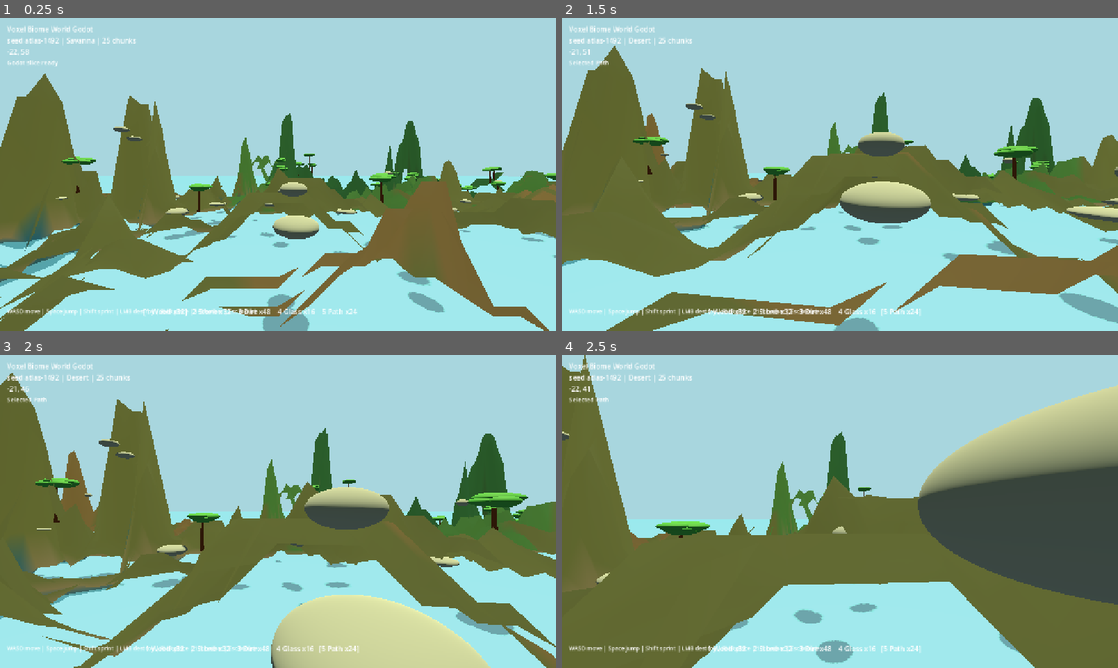
Above: before the commit, frames 1-4 (two rows, left to right).
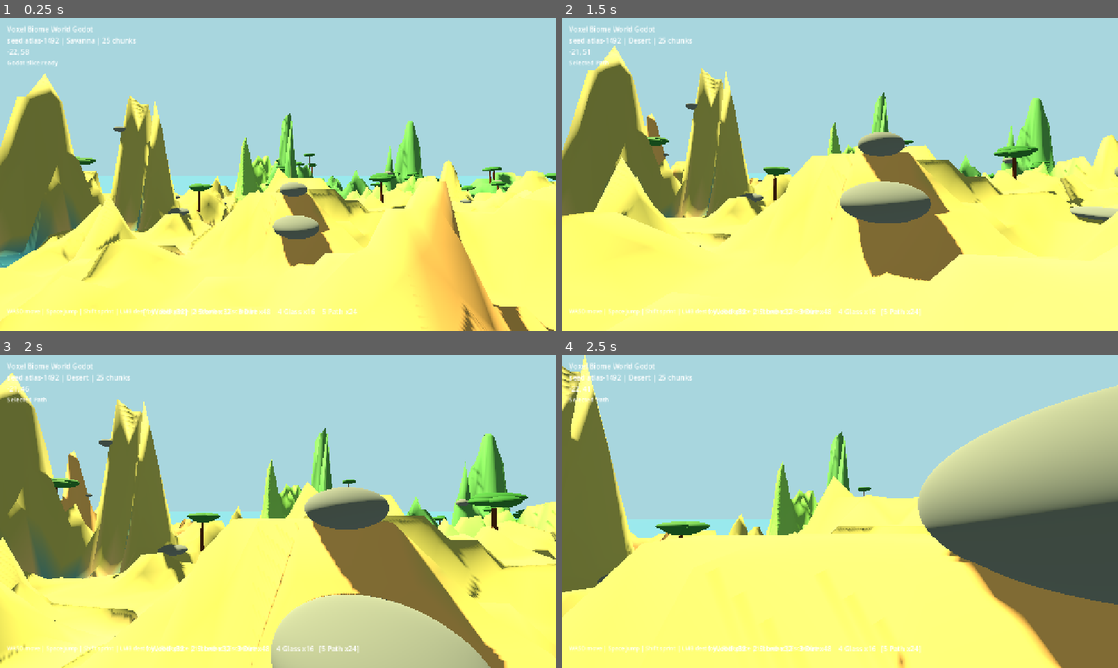
Above: after the commit, the same moments.

Repository: lakam99/voxel-godot
Game: Godot game, scene res://scenes/Main.tscn
Two runs of this game, one before a commit and one after it. Both use one fixed random seed, a clock stepped at 60 frames per second and the inputs below.
Inputs (mouse positions are in pixels of both pictures, inside the frame that each line leads up to):
- Up to frame 1 (0.25 s): no input
- Up to frame 2 (1.5 s): tap Enter at 0.5 s; move the mouse to (867, 174) at 0.52 s; hold W from 0.53 s (still down); tap 1 at 0.6 s; click (867, 174) at 0.67 s; tap Space at 0.77 s; move the mouse to (812, 174) at 1.27 s; tap 5 at 1.35 s
- Up to frame 3 (2 s): keep holding W; tap Space at 1.52 s
- Up to frame 4 (2.5 s): keep holding W; move the mouse to (851, 505) at 2.02 s; hold Shift from 2.03 s (still down)

The runs differ from the first frame. In frame 1, 46% of the frame differs, in the area x 0-100%, y 17-100%; in frame 2, 52%, in the area x 0-100%, y 8-100%; in frame 3, 42%; in frame 4, 49%.

Commit message:
Fix terrain underside and sky light alignment

Diff:
--- a/scripts/Main.gd
+++ b/scripts/Main.gd
@@ -10,6 +10,7 @@
 const WATER_LEVEL := 11.1
 const DAY_LENGTH := 260.0
 const INTERACT_RANGE := 10.5
+const SKY_RADIUS := 640.0
 
 const BIOME_COLORS := {
     "ocean": Color(0.24, 0.58, 0.68),
@@ -48,7 +49,10 @@
 var water: MeshInstance3D
 var sun: DirectionalLight3D
 var moon: DirectionalLight3D
+var sun_visual: MeshInstance3D
+var moon_visual: MeshInstance3D
 var player: CharacterBody3D
+var world_environment: WorldEnvironment
 
 var terrain_material: StandardMaterial3D
 var materials := {}
@@ -115,6 +119,7 @@
     terrain_material = StandardMaterial3D.new()
     terrain_material.vertex_color_use_as_albedo = true
     terrain_material.roughness = 0.86
+    terrain_material.cull_mode = BaseMaterial3D.CULL_DISABLED
 
     materials["woodBlock"] = make_material(Color(0.60, 0.36, 0.17), 0.82)
     materials["stoneBlock"] = make_material(Color(0.52, 0.57, 0.54), 0.90)
@@ -125,6 +130,8 @@
     materials["leaf"] = make_material(Color(0.17, 0.45, 0.19), 0.78)
     materials["rock"] = make_material(Color(0.40, 0.45, 0.43), 0.92)
     materials["water"] = make_material(Color(0.30, 0.70, 0.78, 0.46), 0.20, true)
+    materials["sunDisc"] = make_unshaded_material(Color(1.0, 0.82, 0.38))
+    materials["moonDisc"] = make_unshaded_material(Color(0.72, 0.78, 0.94))
 
 func make_material(color: Color, roughness: float = 0.82, transparent: bool = false) -> StandardMaterial3D:
     var material := StandardMaterial3D.new()
@@ -134,16 +141,23 @@
         material.transparency = BaseMaterial3D.TRANSPARENCY_ALPHA
     return material
 
+func make_unshaded_material(color: Color) -> StandardMaterial3D:
+    var material := StandardMaterial3D.new()
+    material.albedo_color = color
+    material.roughness = 1.0
+    material.shading_mode = BaseMaterial3D.SHADING_MODE_UNSHADED
+    return material
+
 func setup_environment() -> void:
-    var world_env := WorldEnvironment.new()
+    world_environment = WorldEnvironment.new()
     var env := Environment.new()
     env.background_mode = Environment.BG_COLOR
     env.background_color = Color(0.66, 0.84, 0.87)
     env.ambient_light_source = Environment.AMBIENT_SOURCE_COLOR
     env.ambient_light_color = Color(0.78, 0.82, 0.76)
     env.ambient_light_energy = 0.52
-    world_env.environment = env
-    add_child(world_env)
+    world_environment.environment = env
+    add_child(world_environment)
 
     sun = DirectionalLight3D.new()
     sun.name = "Sun"
@@ -158,6 +172,11 @@
     moon.light_energy = 0.10
     moon.shadow_enabled = false
     add_child(moon)
+
+    sun_visual = make_sky_body("SunDisc", materials["sunDisc"], 20.0)
+    moon_visual = make_sky_body("MoonDisc", materials["moonDisc"], 15.0)
+    add_child(sun_visual)
+    add_child(moon_visual)
 
     var plane := PlaneMesh.new()
     plane.size = Vector2(3000.0, 3000.0)
@@ -168,6 +187,19 @@
     water.position.y = WATER_LEVEL
     add_child(water)
     update_sky(0.0)
+
+func make_sky_body(node_name: String, material: Material, radius: float) -> MeshInstance3D:
+    var mesh := SphereMesh.new()
+    mesh.radius = radius
+    mesh.height = radius * 2.0
+    mesh.radial_segments = 32
+    mesh.rings = 16
+    var body := MeshInstance3D.new()
+    body.name = node_name
+    body.mesh = mesh
+    body.material_override = material
+    body.cast_shadow = GeometryInstance3D.SHADOW_CASTING_SETTING_OFF
+    return body
 
 func setup_player() -> void:
     player = CharacterBody3D.new()
@@ -263,11 +295,37 @@
 func update_sky(delta: float) -> void:
     time_of_day = fposmod(time_of_day + delta / DAY_LENGTH, 1.0)
     var angle := time_of_day * TAU
-    sun.rotation = Vector3(-sin(angle) * 1.1 - 0.45, angle, 0.0)
-    moon.rotation = Vector3(sin(angle) * 1.1 + 0.45, angle + PI, 0.0)
-    var day: float = clamp(sin(angle) * 0.5 + 0.5, 0.0, 1.0)
+    var sun_dir := Vector3(cos(angle), sin(angle), -0.34).normalized()
+    var moon_dir := -sun_dir
+    orient_directional_light(sun, sun_dir)
+    orient_directional_light(moon, moon_dir)
+
+    var observer := Vector3.ZERO
+    if player:
+        observer = player.global_position
+    sun_visual.global_position = observer + sun_dir * SKY_RADIUS
+    moon_visual.global_position = observer + moon_dir * SKY_RADIUS
+    sun_visual.visible = sun_dir.y > -0.04
+    moon_visual.visible = moon_dir.y > -0.04
+
+    var day: float = clamp((sun_dir.y + 0.08) / 0.82, 0.0, 1.0)
+    var night: float = clamp((moon_dir.y + 0.05) / 0.70, 0.0, 1.0)
     sun.light_energy = lerp(0.08, 2.35, day)
+    sun.shadow_enabled = day > 0.08
     moon.light_energy = lerp(0.34, 0.04, day)
+    moon.shadow_enabled = night > 0.35
+
+    if world_environment and world_environment.environment:
+        var env := world_environment.environment
+        env.background_color = Color(0.18, 0.23, 0.36).lerp(Color(0.66, 0.84, 0.87), day)
+        env.ambient_light_color = Color(0.28, 0.31, 0.44).lerp(Color(0.78, 0.82, 0.76), day)
+        env.ambient_light_energy = lerp(0.22, 0.58, day)
+
+func orient_directional_light(light: DirectionalLight3D, sky_direction: Vector3) -> void:
+    var up := Vector3.UP
+    if abs(sky_direction.dot(up)) > 0.94:
+        up = Vector3.FORWARD
+    light.look_at(light.global_position - sky_direction, up)
 
 func _unhandled_input(event: InputEvent) -> void:
     if event is InputEventMouseMotion and Input.get_mouse_mode() == Input.MOUSE_MODE_CAPTURED:
@@ -374,22 +432,24 @@
     var st := SurfaceTool.new()
     st.begin(Mesh.PRIMITIVE_TRIANGLES)
     st.set_material(terrain_material)
-    var start_x := cx * CHUNK_SIZE
-    var start_z := cz * CHUNK_SIZE
+    var start_x: int = cx * CHUNK_SIZE
+    var start_z: int = cz * CHUNK_SIZE
+    var skirt_bottom: float = min(MIN_HEIGHT - CELL * 2.0, WATER_LEVEL - CELL * 7.0)
     for z in range(CHUNK_SIZE):
         for x in range(CHUNK_SIZE):
-            var gx := start_x + x
-            var gz := start_z + z
-            var p00 := terrain_vertex_local(gx, gz, start_x, start_z)
-            var p10 := terrain_vertex_local(gx + 1, gz, start_x, start_z)
-            var p01 := terrain_vertex_local(gx, gz + 1, start_x, start_z)
-            var p11 := terrain_vertex_local(gx + 1, gz + 1, start_x, start_z)
+            var gx: int = start_x + x
+            var gz: int = start_z + z
+            var p00: Vector3 = terrain_vertex_local(gx, gz, start_x, start_z)
+            var p10: Vector3 = terrain_vertex_local(gx + 1, gz, start_x, start_z)
+            var p01: Vector3 = terrain_vertex_local(gx, gz + 1, start_x, start_z)
+            var p11: Vector3 = terrain_vertex_local(gx + 1, gz + 1, start_x, start_z)
             add_vertex(st, p00, gx, gz)
             add_vertex(st, p01, gx, gz + 1)
             add_vertex(st, p10, gx + 1, gz)
             add_vertex(st, p10, gx + 1, gz)
             add_vertex(st, p01, gx, gz + 1)
             add_vertex(st, p11, gx + 1, gz + 1)
+    add_chunk_skirts(st, start_x, start_z, skirt_bottom)
     st.generate_normals()
     return st.commit()
 
@@ -401,6 +461,37 @@
 
 func terrain_vertex_local(cell_x: int, cell_z: int, origin_cell_x: int, origin_cell_z: int) -> Vector3:
     return Vector3((cell_x - origin_cell_x) * CELL, terrain_height_cell(cell_x, cell_z), (cell_z - origin_cell_z) * CELL)
+
+func add_chunk_skirts(st: SurfaceTool, start_x: int, start_z: int, bottom_y: float) -> void:
+    var end_x := start_x + CHUNK_SIZE
+    var end_z := start_z + CHUNK_SIZE
+    for x in range(start_x, end_x):
+        add_skirt_quad(st, x, start_z, x + 1, start_z, start_x, start_z, bottom_y)
+        add_skirt_quad(st, x + 1, end_z, x, end_z, start_x, start_z, bottom_y)
+    for z in range(start_z, end_z):
+        add_skirt_quad(st, start_x, z + 1, start_x, z, start_x, start_z, bottom_y)
+        add_skirt_quad(st, end_x, z, end_x, z + 1, start_x, start_z, bottom_y)
+
+func add_skirt_quad(
+    st: SurfaceTool,
+    ax: int,
+    az: int,
+    bx: int,
+    bz: int,
+    origin_x: int,
+    origin_z: int,
+    bottom_y: float
+) -> void:
+    var top_a := terrain_vertex_local(ax, az, origin_x, origin_z)
+    var top_b := terrain_vertex_local(bx, bz, origin_x, origin_z)
+    var bottom_a := Vector3((ax - origin_x) * CELL, bottom_y, (az - origin_z) * CELL)
+    var bottom_b := Vector3((bx - origin_x) * CELL, bottom_y, (bz - origin_z) * CELL)
+    add_vertex(st, top_a, ax, az)
+    add_vertex(st, bottom_a, ax, az)
+    add_vertex(st, top_b, bx, bz)
+    add_vertex(st, top_b, bx, bz)
+    add_vertex(st, bottom_a, ax, az)
+    add_vertex(st, bottom_b, bx, bz)
 
 func spawn_chunk_props(chunk: Node3D, cx: int, cz: int) -> void:
     var rng := RandomNumberGenerator.new()
--- a/scripts/PlaytestRunner.gd
+++ b/scripts/PlaytestRunner.gd
@@ -28,6 +28,7 @@
     await wait_physics_frames(80)
     test_scene_bootstrap()
     test_terrain_collision_shapes()
+    test_sky_light_consistency()
     test_spawn_clearance()
     await test_player_movement()
     await test_jump()
@@ -85,6 +86,28 @@
         if shape_node and shape_node.shape:
             with_shape += 1
     add_result("terrain_collision_shapes", checked > 0 and checked == with_shape, "%d/%d chunks with shapes" % [with_shape, checked])
+
+func test_sky_light_consistency() -> void:
+    if not main or not player:
+        add_result("sky_light_consistency", false, "main or player missing")
+        return
+    var sun_light := main.get("sun") as DirectionalLight3D
+    var sun_disc := main.get("sun_visual") as MeshInstance3D
+    if not sun_light or not sun_disc:
+        add_result("sky_light_consistency", false, "sun light or disc missing")
+        return
+    var casts_day_shadows := sun_light.shadow_enabled and sun_light.light_energy > 0.1
+    var sun_above_player := sun_disc.visible and sun_disc.global_position.y > player.global_position.y + 40.0
+    add_result(
+        "sky_light_consistency",
+        not casts_day_shadows or sun_above_player,
+        "sun shadows %s, disc visible %s, disc y %.2f, player y %.2f" % [
+            str(casts_day_shadows),
+            str(sun_disc.visible),
+            sun_disc.global_position.y,
+            player.global_position.y
+        ]
+    )
 
 func test_player_movement() -> void:
     if not player:
